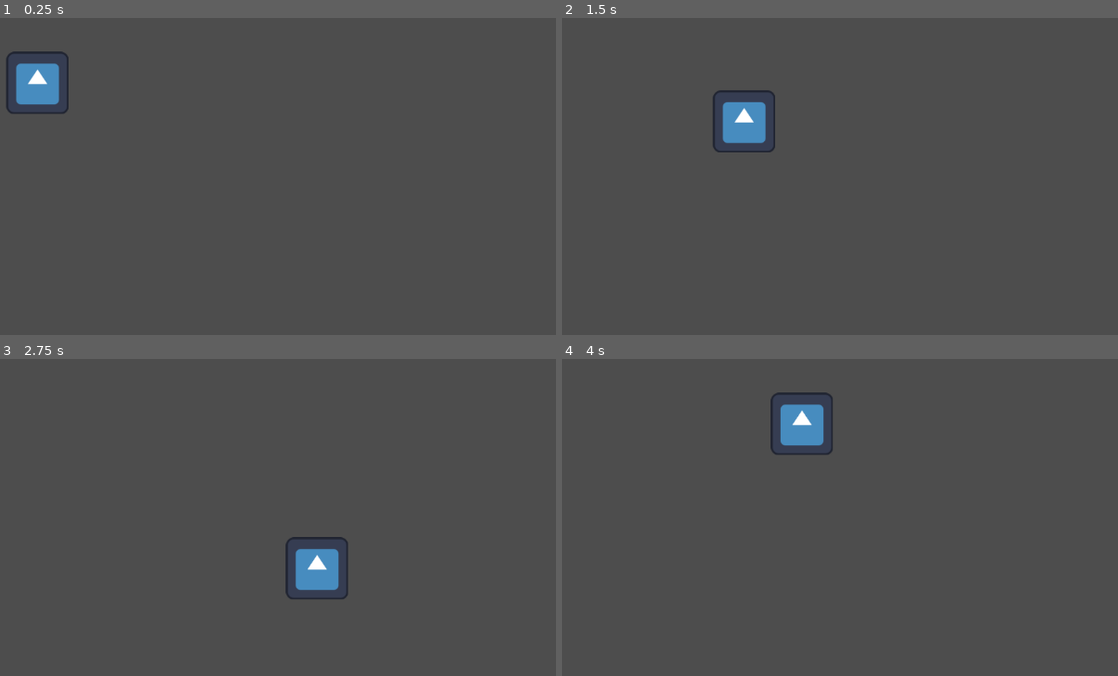
Above: before the commit, frames 1-4 (two rows, left to right).
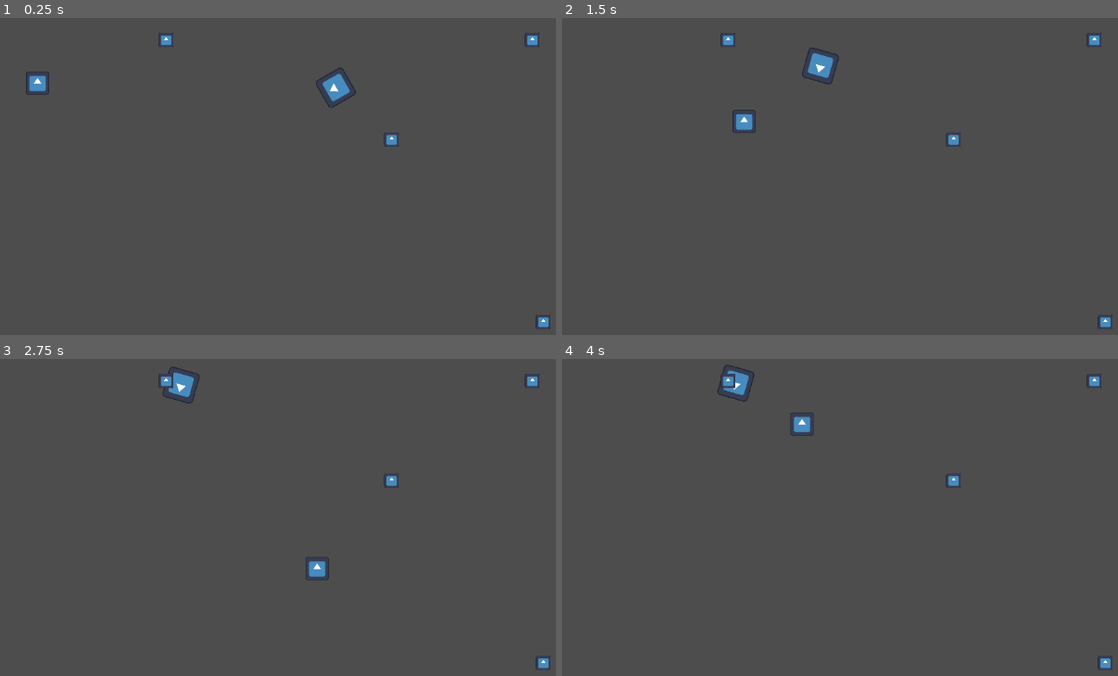
Above: after the commit, the same moments.

Repository: MarcelAndreleRoux/Biltong_LOB_IMY300
Game: Godot game, scene res://scenes/world/world.tscn
The game is run twice, just before and just after one commit, with the same random seed, the same clock (stepped at 60 frames per second) and the same inputs. The engine's default icon, where the game draws it, is replaced by a stand-in: a white triangle on a blue panel in a dark square.
Inputs:
- Up to frame 1 (0.25 s): no input
- Up to frame 2 (1.5 s): hold D (move_right) 0.53-1.28 s; hold S (move_down) from 1.28 s (still down)
- Up to frame 3 (2.75 s): release S (move_down) at 2.03 s; hold D (move_right) from 2.03 s (still down)
- Up to frame 4 (4 s): release D (move_right) at 2.78 s; hold W (move_up) 2.78-3.53 s; hold A (move_left) from 3.53 s (still down)

The runs differ from the first frame. In frame 1, 1.9% of the frame differs, in the area x 1-99%, y 4-99%; in frame 2, 1.9%; in frame 3, 1.9%; in frame 4, 1.8%.

Commit message:
Enemy Basic AI

Diff:
--- /dev/null
+++ b/scenes/entities/enemies/Wander.gd
@@ -0,0 +1,51 @@
+extends Node2D
+
+@export var group_name: String
+
+@onready var wander_at_place_time = $WanderAtPlaceTime
+
+var positions: Array
+var temp_positions: Array
+var current_position: Marker2D
+
+var direction: Vector2 = Vector2.ZERO
+var waiting: bool = false
+
+func _ready():
+	positions = get_tree().get_nodes_in_group(group_name)
+	_get_positions()
+	_get_next_position()
+
+func _physics_process(delta):
+	if waiting:
+		return
+
+	if global_position.distance_to(current_position.position) < 10:
+		_stop_and_wait()
+	else:
+		move_towards_position(delta)
+
+func _get_positions():
+	temp_positions = positions.duplicate()
+	temp_positions.shuffle()
+
+func _get_next_position():
+	if temp_positions.is_empty():
+		_get_positions()
+	current_position = temp_positions.pop_front()
+	direction = (current_position.position - global_position).normalized()
+
+func _stop_and_wait():
+	waiting = true
+	wander_at_place_time.start()
+
+func move_towards_position(delta):
+	var move_amount = direction * delta
+	if global_position.distance_to(current_position.position) <= move_amount.length():
+		global_position = current_position.position
+	else:
+		global_position += move_amount
+
+func _on_wander_at_place_time_timeout():
+	waiting = false
+	_get_next_position()
--- /dev/null
+++ b/scenes/entities/enemies/enemy.gd
@@ -0,0 +1,16 @@
+extends CharacterBody2D
+
+@export var wander_direction: Node2D
+@export var turn_speed: float = 5.0  # Adjust this value to control turning speed
+
+func _physics_process(delta):
+	if wander_direction.waiting:
+		velocity = Vector2.ZERO
+	else:
+		velocity = wander_direction.direction * 100
+
+		# Smoothly rotate the enemy to face the movement direction
+		var target_angle = velocity.angle()
+		rotation = lerp_angle(rotation, target_angle, turn_speed * delta)
+
+	move_and_slide()
--- a/scenes/entities/enemies/enemy.tscn
+++ b/scenes/entities/enemies/enemy.tscn
@@ -1,3 +1,50 @@
-[gd_scene format=3 uid="uid://vlik5vxjmqh4"]
+[gd_scene load_steps=7 format=3 uid="uid://vlik5vxjmqh4"]
 
-[node name="Enemy" type="CharacterBody2D"]
+[ext_resource type="Script" path="res://scenes/entities/enemies/enemy.gd" id="1_1fxvc"]
+[ext_resource type="Texture2D" uid="uid://cefbvbo6xot2a" path="res://icon.svg" id="1_gmdpj"]
+[ext_resource type="PackedScene" uid="uid://dcwfimqxg27wv" path="res://scenes/entities/enemies/wander.tscn" id="2_gm0cl"]
+
+[sub_resource type="SpriteFrames" id="SpriteFrames_ho7t5"]
+animations = [{
+"frames": [{
+"duration": 1.0,
+"texture": ExtResource("1_gmdpj")
+}],
+"loop": true,
+"name": &"idle",
+"speed": 5.0
+}]
+
+[sub_resource type="RectangleShape2D" id="RectangleShape2D_m6luy"]
+size = Vector2(49, 48)
+
+[sub_resource type="CircleShape2D" id="CircleShape2D_yiybb"]
+radius = 39.0128
+
+[node name="Enemy" type="CharacterBody2D" node_paths=PackedStringArray("wander_direction")]
+script = ExtResource("1_1fxvc")
+wander_direction = NodePath("Wander")
+
+[node name="AnimatedSprite2D" type="AnimatedSprite2D" parent="."]
+scale = Vector2(0.382813, 0.382813)
+sprite_frames = SubResource("SpriteFrames_ho7t5")
+animation = &"idle"
+
+[node name="CollisionShape2D" type="CollisionShape2D" parent="."]
+position = Vector2(0.5, 0)
+shape = SubResource("RectangleShape2D_m6luy")
+
+[node name="Wander" parent="." instance=ExtResource("2_gm0cl")]
+
+[node name="DetectionArea" type="Area2D" parent="."]
+
+[node name="CollisionPolygon2D" type="CollisionPolygon2D" parent="DetectionArea"]
+position = Vector2(2, -127)
+build_mode = 1
+polygon = PackedVector2Array(-95, -113, -2, -139, 88, -112, 145, -36, 132, 80, 81, 139, -1, 127, -82, 141, -130, 80, -149, -37)
+disabled = true
+
+[node name="AttackArea" type="Area2D" parent="."]
+
+[node name="CollisionShape2D" type="CollisionShape2D" parent="AttackArea"]
+shape = SubResource("CircleShape2D_yiybb")
--- /dev/null
+++ b/scenes/entities/enemies/wander.tscn
@@ -0,0 +1,12 @@
+[gd_scene load_steps=2 format=3 uid="uid://dcwfimqxg27wv"]
+
+[ext_resource type="Script" path="res://scenes/entities/enemies/Wander.gd" id="1_wtvnc"]
+
+[node name="Wander" type="Node2D"]
+script = ExtResource("1_wtvnc")
+group_name = "FirstEnemy"
+
+[node name="WanderAtPlaceTime" type="Timer" parent="."]
+wait_time = 5.0
+
+[connection signal="timeout" from="WanderAtPlaceTime" to="." method="_on_wander_at_place_time_timeout"]
--- a/scenes/entities/player/player.tscn
+++ b/scenes/entities/player/player.tscn
@@ -19,24 +19,23 @@
 }]
 
 [sub_resource type="RectangleShape2D" id="RectangleShape2D_atsr3"]
-size = Vector2(96, 96)
+size = Vector2(36, 36)
 
 [sub_resource type="CircleShape2D" id="CircleShape2D_1xmtr"]
-radius = 126.0
+radius = 28.0179
 
 [node name="Player" type="CharacterBody2D"]
 script = ExtResource("1_3avnw")
 
 [node name="AnimatedSprite2D" type="AnimatedSprite2D" parent="."]
-position = Vector2(3.8147e-06, 3.8147e-06)
-scale = Vector2(0.757813, 0.757813)
+scale = Vector2(0.285156, 0.285156)
 sprite_frames = SubResource("SpriteFrames_bdncw")
 animation = &"idle"
 
 [node name="CollisionShape2D" type="CollisionShape2D" parent="."]
 shape = SubResource("RectangleShape2D_atsr3")
 
-[node name="Area2D" type="Area2D" parent="."]
+[node name="PickupArea" type="Area2D" parent="."]
 
-[node name="CollisionShape2D" type="CollisionShape2D" parent="Area2D"]
+[node name="CollisionShape2D" type="CollisionShape2D" parent="PickupArea"]
 shape = SubResource("CircleShape2D_1xmtr")
--- a/scenes/world/world.tscn
+++ b/scenes/world/world.tscn
@@ -1,8 +1,45 @@
-[gd_scene load_steps=2 format=3 uid="uid://b4ywwlrgg4dso"]
+[gd_scene load_steps=4 format=3 uid="uid://b4ywwlrgg4dso"]
 
 [ext_resource type="PackedScene" uid="uid://wdw24tbqrqxv" path="res://scenes/entities/player/player.tscn" id="1_qoat8"]
+[ext_resource type="PackedScene" uid="uid://vlik5vxjmqh4" path="res://scenes/entities/enemies/enemy.tscn" id="2_t02x3"]
+[ext_resource type="Texture2D" uid="uid://cefbvbo6xot2a" path="res://icon.svg" id="3_4y4xx"]
 
 [node name="World" type="Node2D"]
 
 [node name="Player" parent="." instance=ExtResource("1_qoat8")]
 position = Vector2(243, 172)
+
+[node name="Enemy" parent="." instance=ExtResource("2_t02x3")]
+position = Vector2(731, 186)
+
+[node name="Marker2D" type="Marker2D" parent="." groups=["FirstEnemy"]]
+position = Vector2(1013, 105)
+
+[node name="Sprite2D" type="Sprite2D" parent="Marker2D"]
+position = Vector2(-2.86102e-06, -1.04904e-05)
+scale = Vector2(0.179687, 0.176479)
+texture = ExtResource("3_4y4xx")
+
+[node name="Marker2D2" type="Marker2D" parent="." groups=["FirstEnemy"]]
+position = Vector2(1030, 544)
+
+[node name="Sprite2D" type="Sprite2D" parent="Marker2D2"]
+position = Vector2(-2.86102e-06, -1.04904e-05)
+scale = Vector2(0.179687, 0.176479)
+texture = ExtResource("3_4y4xx")
+
+[node name="Marker2D3" type="Marker2D" parent="." groups=["FirstEnemy"]]
+position = Vector2(443, 105)
+
+[node name="Sprite2D" type="Sprite2D" parent="Marker2D3"]
+position = Vector2(-2.86102e-06, -1.04904e-05)
+scale = Vector2(0.179687, 0.176479)
+texture = ExtResource("3_4y4xx")
+
+[node name="Marker2D4" type="Marker2D" parent="." groups=["FirstEnemy"]]
+position = Vector2(794, 260)
+
+[node name="Sprite2D" type="Sprite2D" parent="Marker2D4"]
+position = Vector2(-2.86102e-06, -1.04904e-05)
+scale = Vector2(0.179687, 0.176479)
+texture = ExtResource("3_4y4xx")
